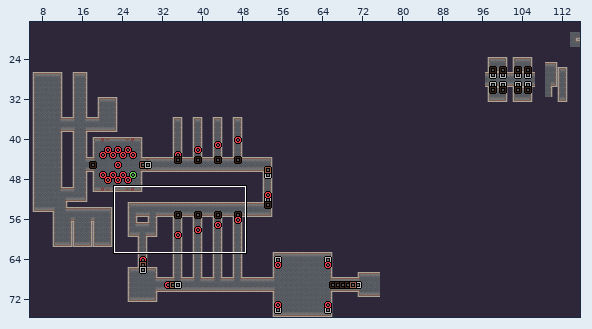
LDtk project -- assets/maps/game_map.ldtk. The picture above shows the old version from afar; the outline marks the close-up.
Close-up. Earlier state:
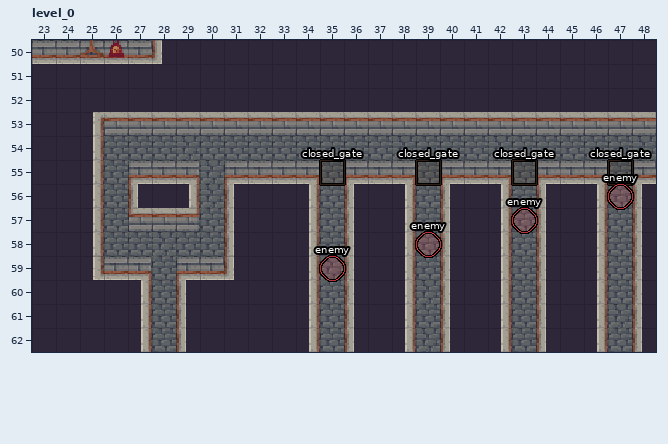
Cells are 16x16 px. Shown: level_0 x 23..48, y 50..62. The commit also changed other parts of the map, which this record leaves out.
After:
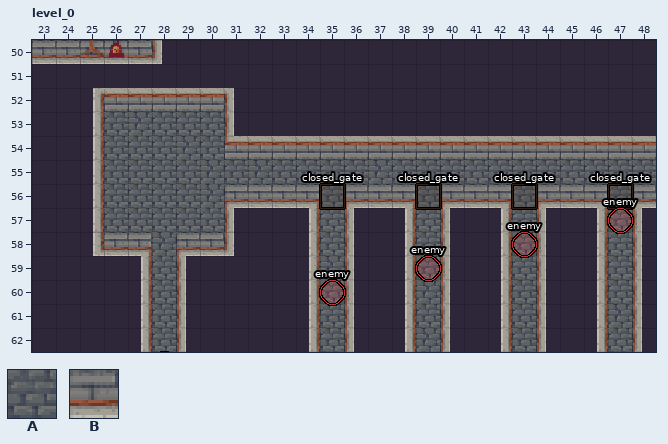
Key: from "layout": A 1 "Floor", B 2 "Wall".
_ is an empty cell, . an unchanged one.
Objects are placed by their top-left corner, in cells (3,4 is the top-left corner of cell 3,4); size is 1x1 cell unless given.
The exact change:
--- layer "layout"
@@ x 25..48 @@
-52 _______.................
-53 .BBBBB.BBBBBBBBBBBBBBBBB
-54 ......AAAAAAAAAAAAAAAAAA
-55 ..BBB.BBBB.BBB.BBB.BBB.B
-56 ..B_B..__..._..._..._...
-57 ..BBB...................
-58 .AA.AA..................
-59 BB...BB.................
+52 BBBBBBB.................
+53 .AAAAA._________________
+54 ......BBBBBBBBBBBBBBBBBB
+55 ..AAA.AAAA.AAA.AAA.AAA.A
+56 ..AAA..BB...B...B...B...
+57 ..AAA...................
+58 .BB.BB..................
+59 __...__.................
--- layer "entities"
-"enemy" ellipse at 35,59
+"enemy" ellipse at 35,60
-"enemy" ellipse at 39,58
+"enemy" ellipse at 39,59
-"enemy" ellipse at 43,57
+"enemy" ellipse at 43,58
-"closed_gate" rectangle at 35,55
+"closed_gate" rectangle at 35,56
-"closed_gate" rectangle at 39,55
+"closed_gate" rectangle at 39,56
-"closed_gate" rectangle at 43,55
+"closed_gate" rectangle at 43,56
-"closed_gate" rectangle at 47,55
+"closed_gate" rectangle at 47,56
-"enemy" ellipse at 47,56
+"enemy" ellipse at 47,57
